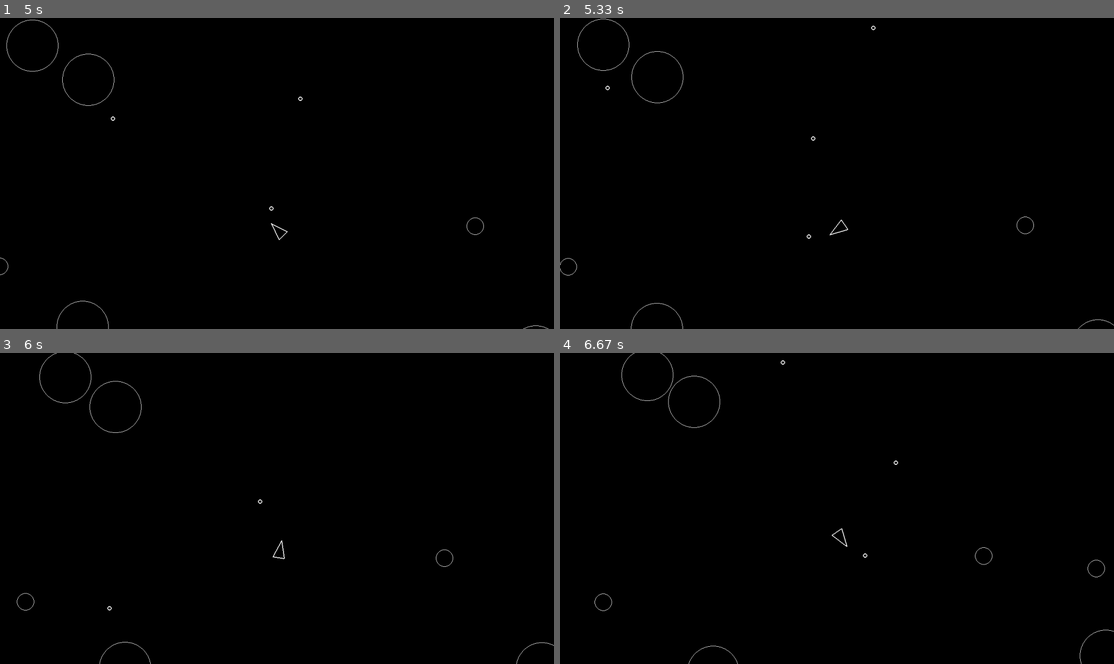
Above: before the commit, frames 1-4 (two rows, left to right).
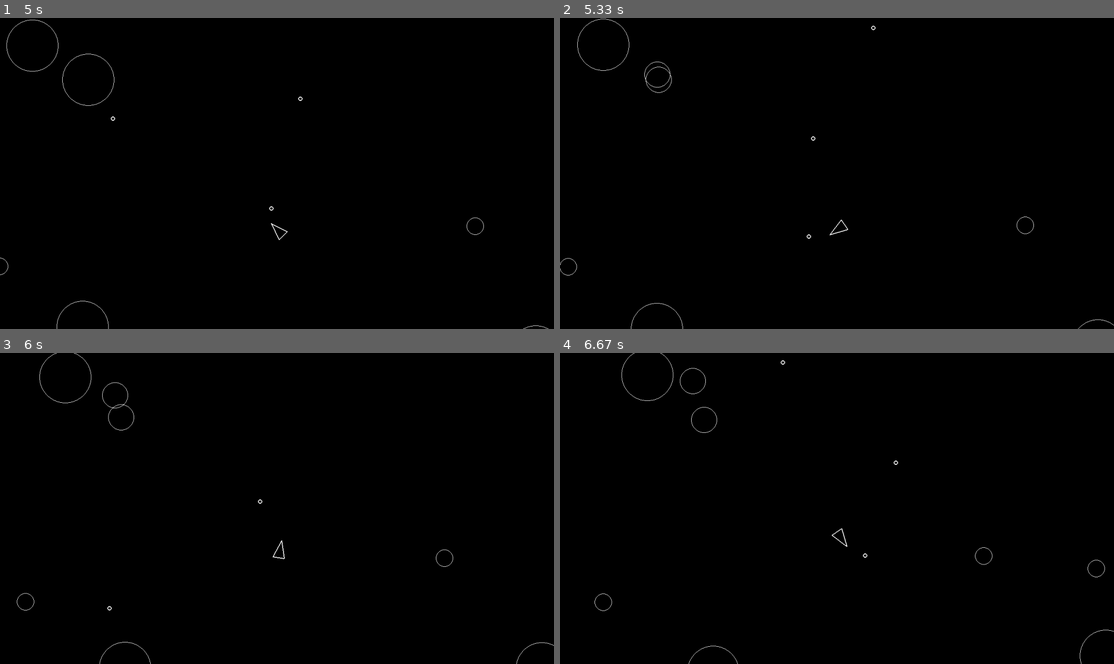
Above: after the commit, the same moments.

Repository: Gui-zo/asteroids-pygame
Game: pygame game, started from main.py
The game is run twice, just before and just after one commit, with the same random seed, the same clock (stepped at 60 frames per second) and the same inputs.
Inputs:
- Up to frame 1 (5 s): tap Space at 0.33, 0.73, 1.03, 1.23, 1.57, 1.87, 2.07, 2.37, 2.63, 2.97, 3.27, 3.4, 3.8, 4.1, 4.47, 4.87 s; hold D 0.67-1.13 s; hold W 1.17-1.47 s; hold D 1.5-1.97 s; hold A 2-2.53 s; hold S 2.57-2.87 s; hold A 2.9-3.3 s; hold W 3.33-3.7 s; hold D 3.73-4.37 s; hold S 4.4-4.77 s; hold A from 4.8 s (still down)
- Up to frame 2 (5.33 s): tap Space at 5.17 s; release A at 5.27 s; hold D from 5.3 s (still down)
- Up to frame 3 (6 s): tap Space at 5.37, 5.67, 5.87 s; release D at 5.77 s; hold W from 5.8 s (still down)
- Up to frame 4 (6.67 s): release W at 6.1 s; hold D 6.13-6.6 s; tap Space at 6.2, 6.5 s; hold A from 6.63 s (still down)

Frame 1 is identical in both runs. In frame 2, 0.2% of the frame differs, in the area x 8-23%, y 10-28%; in frame 3, 0.2%; in frame 4, 0.2%.

Commit message:
Add asteroid splitting feature

Diff:
--- a/asteroid.py
+++ b/asteroid.py
@@ -1,5 +1,7 @@
 import pygame
+import random
 from circleshape import CircleShape
+from constants import *
 
 class Asteroid(CircleShape):
     def __init__(self, x, y, radius):
@@ -10,3 +12,14 @@
 
     def update(self, dt):
         self.position += self.velocity * dt
+
+    def split(self):
+        self.kill()
+        if self.radius == ASTEROID_MIN_RADIUS:
+            return
+        else:
+            random_angle = random.uniform(20, 50)
+            split_1 = Asteroid(self.position.x, self.position.y, self.radius / 2)
+            split_1.velocity = (self.velocity * 1.2).rotate(random_angle)
+            split_2 = Asteroid(self.position.x, self.position.y, self.radius / 2)
+            split_2.velocity = (self.velocity * 1.2).rotate(-random_angle)
--- a/main.py
+++ b/main.py
@@ -17,7 +17,7 @@
 
     Player.containers = (updatable, drawable)
     Asteroid.containers = (asteroids, updatable, drawable)
-    Shot.containers = (updatable, drawable)
+    Shot.containers = (updatable, drawable, shots)
     AsteroidField.containers = (updatable)
     asteroid_field = AsteroidField()
 
@@ -40,11 +40,23 @@
             item.draw(screen)
         updatable.update(dt)
 
-        for item in asteroids:
-            if item.check_collision(player):
+        for asteroid in asteroids:
+            if asteroid.check_collision(player):
                 print("Game Over!")
                 player.kill()
                 break
+            for shot in shots:
+                if shot.check_collision(asteroid):
+                    asteroid.split()
+                    shot.kill()
+                    break
+
+        # for asteroid in asteroids:
+        #     for shot in shots:
+        #         if shot.check_collision(asteroid):
+        #             item.kill()
+        #             shot.kill()
+        #             break
 
         pygame.display.flip()
 
--- a/player.py
+++ b/player.py
@@ -40,6 +40,8 @@
             if self.timer > 0:
                 return
             self.shoot()
+        if keys[pygame.K_ESCAPE]:
+            pygame.quit()
 
     def move(self, dt):
         forward = pygame.Vector2(0, 1).rotate(self.rotation)
Not shown, changed: README.md
